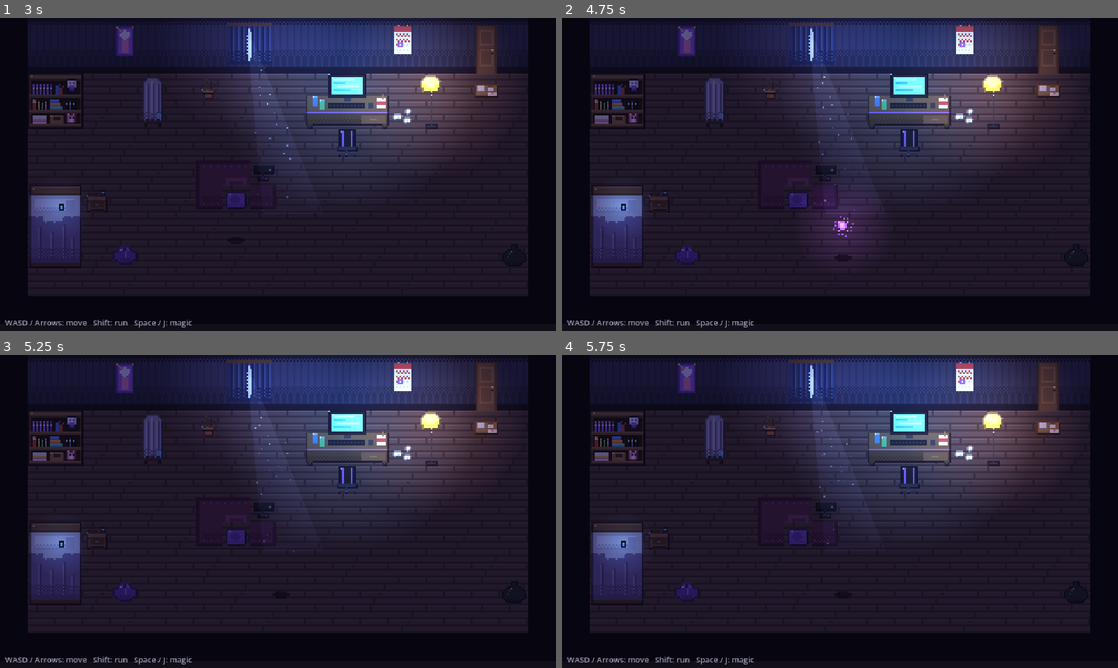
Above: before the commit, frames 1-4 (two rows, left to right).
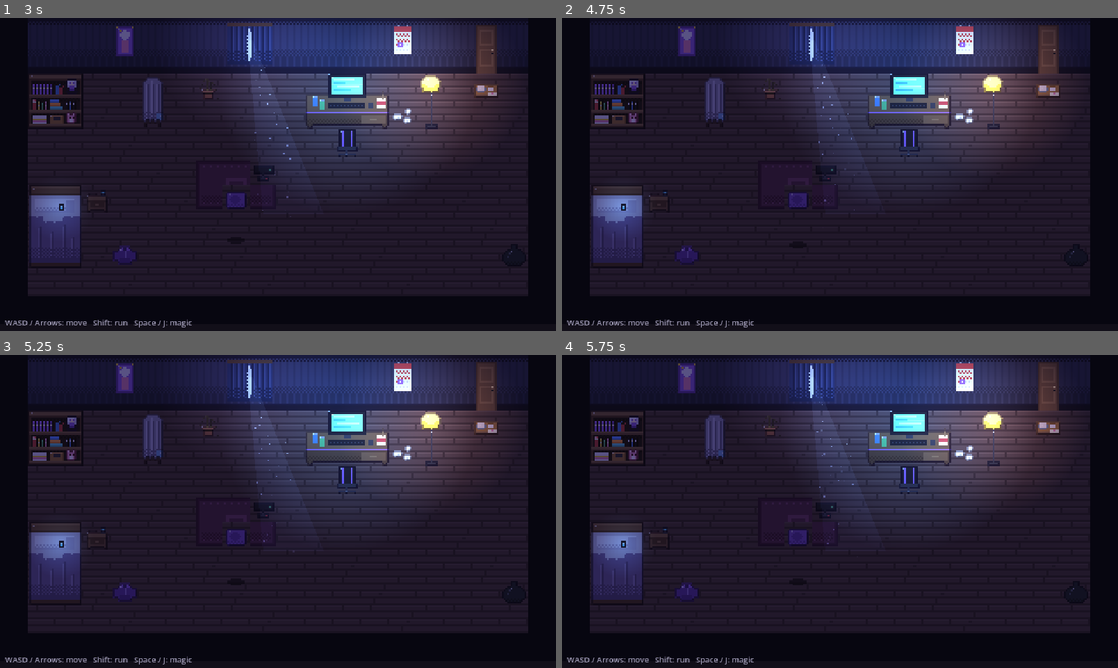
Above: after the commit, the same moments.

Repository: biagio-scaglia/game-dev-appunti
Game: Godot game, scene res://studio_intro/studio_intro.tscn
Two runs of this game, one before a commit and one after it. Both use one fixed random seed, a clock stepped at 60 frames per second and the inputs below. Sound files missing from this copy of the repository are replaced by a short silence.
Inputs (mouse positions are in pixels of both pictures, inside the frame that each line leads up to):
- Up to frame 1 (3 s): tap Enter at 0.5 s; move the mouse to (400, 158) at 0.52 s; hold D 0.53-1.25 s; tap J at 0.6 s; click (400, 158) at 0.67 s; tap Space at 0.77, 1.07 s; tap K at 0.8 s; click "Start" at 1.25 s; click "Start" at 2 s; move the mouse to (166, 190) at 2.77 s; hold S (move_down) from 2.78 s (still down); tap Shift (run) at 2.85 s
- Up to frame 2 (4.75 s): tap K (slash) at 3.05, 3.6 s; move the mouse to (895, 105) at 3.52 s; release S (move_down) at 3.53 s; hold D (move_right) 3.53-4.28 s; tap Tab (sword_stage) at 3.8, 4.35 s; move the mouse to (812, 237) at 4.27 s; hold W (move_up) from 4.28 s (still down); click (812, 237) at 4.42 s; tap J at 4.55 s
- Up to frame 3 (5.25 s): move the mouse to (444, 558) at 5.02 s; release W (move_up) at 5.03 s; hold A (move_left) from 5.03 s (still down); tap J at 5.1 s
- Up to frame 4 (5.75 s): keep holding A (move_left); tap Space (cast) at 5.3 s

Frame 1 is identical in both runs. In frame 2, 1.1% of the frame differs, in the area x 42-56%, y 56-75%; in frame 3, less than 0.1%; in frame 4, less than 0.1%.

Commit message:
Protagonista: due attacchi, magia e spada di vetro

Diff:
--- a/stanza/characters/protagonista/protagonista.gd
+++ b/stanza/characters/protagonista/protagonista.gd
@@ -1,20 +1,26 @@
 extends CharacterBody2D
-## La protagonista: cammina in 8 direzioni, corre con Shift, lancia una magia con
-## Spazio (o J). Mentre lancia sta ferma: prima la carica sulle mani, poi a metà
-## attacco parte il proiettile verso dove guarda. L'origine del nodo è ai piedi.
+## La protagonista: cammina in 8 direzioni, corre con Shift, e attacca in due modi.
+## - Magia (Spazio o J): la verità. Prima la carica sulle mani, poi a metà attacco parte
+##   il proiettile verso dove guarda.
+## - Spada di vetro dello specchio (K): la bugia. La lama compare dalla mano e fende verso
+##   dove guarda; sword_stage (0 scheggia, 1 pugnale, 2 lama) cresce con le bugie.
+## Mentre attacca sta ferma. L'origine del nodo è ai piedi.
 
-signal cast_finished
+signal attack_finished(kind: StringName)
 
 const Frames := preload("protagonista_frames.gd")
 const Facing := preload("facing.gd")
 const InputSetup := preload("../../core/input_setup.gd")
 const PROJECTILE := preload("res://magic/projectile.tscn")
 const CHARGE := preload("res://magic/charge.tscn")
+const SWORD := preload("res://weapon/glass_sword.tscn")
 
 @export var walk_speed := 70.0
 @export var run_speed := 130.0
-## Fotogramma dell'attacco in cui parte il proiettile.
+## Fotogramma dell'attacco in cui parte il colpo (il proiettile o il fendente).
 @export var launch_frame := 3
+## Lo stadio della spada di vetro: cresce con le bugie (sistema del karma, da fare).
+@export_range(0, 2) var sword_stage := 0
 ## Dove sono le mani rispetto ai piedi: in alto e un po' avanti.
 const HAND_HEIGHT := 24.0
 const HAND_REACH := 14.0
@@ -22,7 +28,8 @@
 @onready var sprite: AnimatedSprite2D = $Sprite
 
 var facing := Vector2.DOWN
-var casting := false
+## L'attacco in corso: &"cast", &"slash" o vuoto.
+var attacking := &""
 var _launched := false
 
 
@@ -38,7 +45,11 @@
 func _physics_process(_delta: float) -> void:
 	if Input.is_action_just_pressed(&"cast"):
 		cast()
-	if casting:
+	elif Input.is_action_just_pressed(&"slash"):
+		slash()
+	if OS.is_debug_build() and Input.is_action_just_pressed(&"sword_stage"):
+		sword_stage = (sword_stage + 1) % 3       # solo per provare gli stadi
+	if is_attacking():
 		velocity = Vector2.ZERO
 		return
 	var direction := Input.get_vector(&"move_left", &"move_right", &"move_up", &"move_down")
@@ -46,6 +57,10 @@
 	velocity = direction * (run_speed if running else walk_speed)
 	move_and_slide()
 	update_animation(direction, running)
+
+
+func is_attacking() -> bool:
+	return attacking != &""
 
 
 ## Sceglie l'animazione di movimento. Pubblica: la usano i test.
@@ -57,34 +72,53 @@
 		_play("run" if running else "walk")
 
 
-## Lancia la magia verso dove guarda. Ignorato se sta già lanciando.
+## Lancia la magia verso dove guarda. Ignorato se sta già attaccando.
 func cast() -> void:
-	if casting:
-		return
-	casting = true
-	_launched = false
-	_play("attack")
-	_spawn(CHARGE.instantiate(), hand_position())
+	if _start_attack(&"cast"):
+		_spawn(CHARGE.instantiate(), hand_position())
+
+
+## Fende con la spada di vetro verso dove guarda. Ignorato se sta già attaccando.
+func slash() -> void:
+	_start_attack(&"slash")
 
 
 func hand_position() -> Vector2:
 	return global_position + facing.normalized() * HAND_REACH + Vector2(0, -HAND_HEIGHT)
 
 
+func _start_attack(kind: StringName) -> bool:
+	if is_attacking():
+		return false
+	attacking = kind
+	_launched = false
+	_play("attack" if kind == &"cast" else "slash")   # slash: la stessa posa, con la scia di vetro
+	return true
+
+
 func _on_frame_changed() -> void:
-	if casting and not _launched and sprite.frame >= launch_frame:
-		_launched = true
-		var shot := PROJECTILE.instantiate()
-		shot.direction = facing.normalized()
-		_spawn(shot, hand_position())
+	if not is_attacking() or _launched or sprite.frame < launch_frame:
+		return
+	_launched = true
+	match attacking:
+		&"cast":
+			var shot := PROJECTILE.instantiate()
+			shot.direction = facing.normalized()
+			_spawn(shot, hand_position())
+		&"slash":
+			var sword := SWORD.instantiate()
+			sword.direction = facing.normalized()
+			sword.stage = sword_stage
+			_spawn(sword, hand_position())
 
 
 func _on_animation_finished() -> void:
-	if not casting:
+	if not is_attacking():
 		return
-	casting = false
+	var kind := attacking
+	attacking = &""
 	_play("idle")
-	cast_finished.emit()
+	attack_finished.emit(kind)
 
 
 func _spawn(node: Node2D, at: Vector2) -> void:
